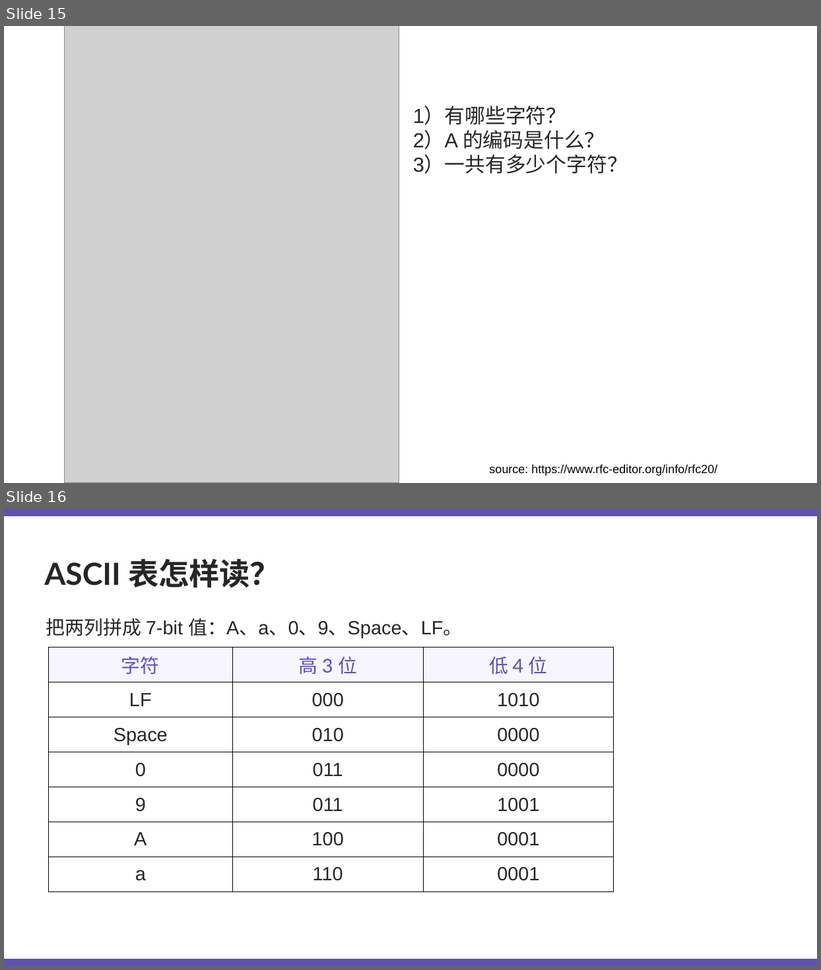
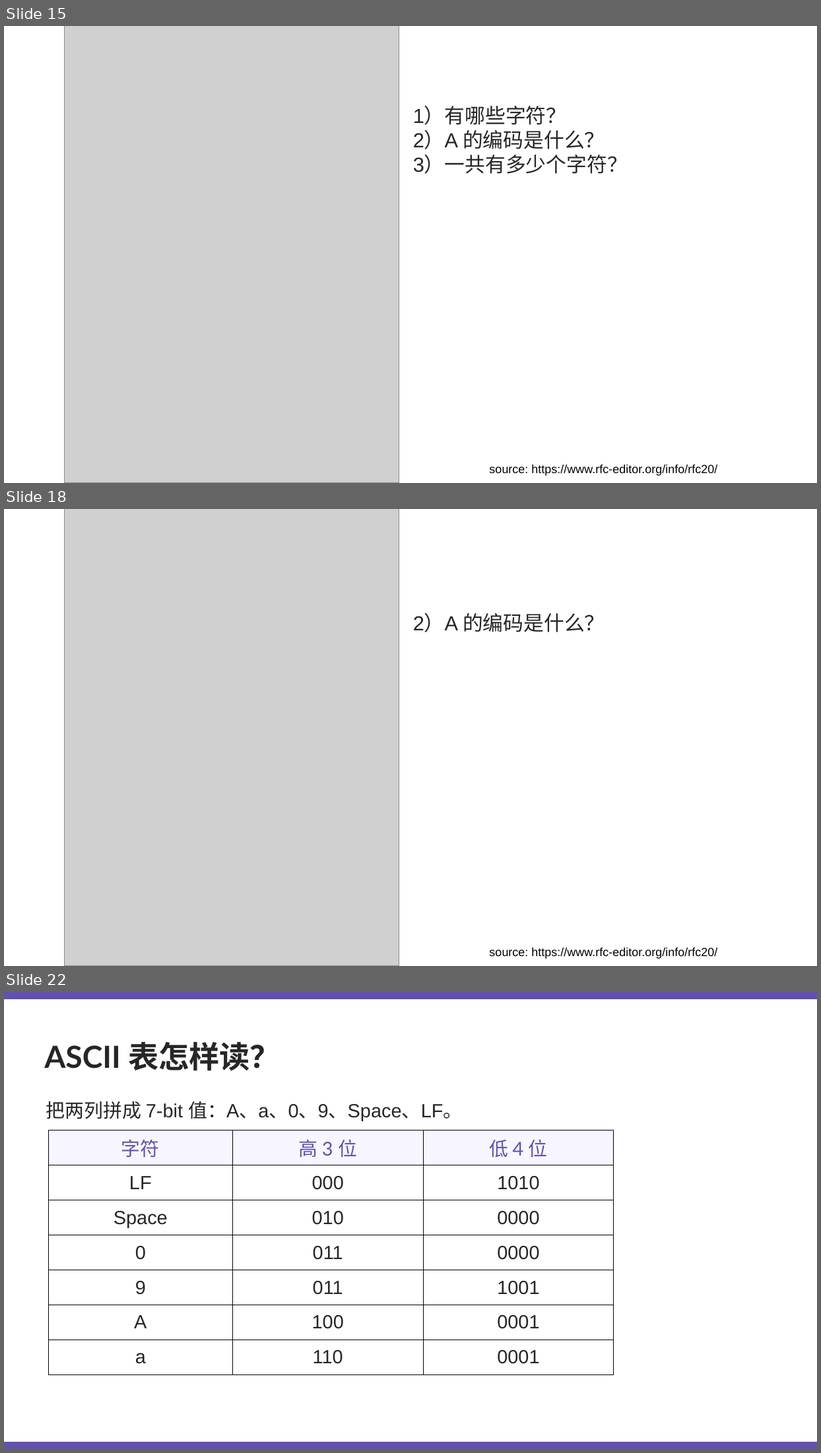
Before and after one commit to Kunonepeng/shtick, a slide deck: 1-2-encoding/1-2-3-character-encoding/1-2-3-character-encoding-v6-2.pptx. Shown one above the other, each under a label of ours: slides 15 and 16 before the commit, slides 15, 18 and 22 after it; the slides between them are not shown. The pictures are 821x970 and 821x1453 pixels, drawn with LibreOffice and Linux fonts; fonts in the diff are those of the drawing; grey boxes stand for pictures. Boxes give left, top, right and bottom in pixels: in the first picture for what was removed or moved away, otherwise in the second. Text is boxed around its words. In the diff, an @@ line names an element or a change of style, - is before the commit and + after.

```diff
--- a/1-2-encoding/1-2-3-character-encoding/1-2-3-character-encoding-v6-2.pptx
+++ b/1-2-encoding/1-2-3-character-encoding/1-2-3-character-encoding-v6-2.pptx
@@ slide 18 added at [4, 509, 817, 966], background #FFFFFF @@
@@ picture added at [64, 509, 399, 966] @@
@@ text added at [413, 613, 605, 632], 24 pt, text #262626 @@
+2）A 的编码是什么？
@@ text added at [489, 948, 717, 959], 14 pt, text #000000 @@
+source: https://www.rfc-editor.org/info/rfc20/
@@ what was slide 16 is now slide 22 @@
```
Also in this commit, not shown: 5 slides changed, 6 other slides added, 1 other file.
